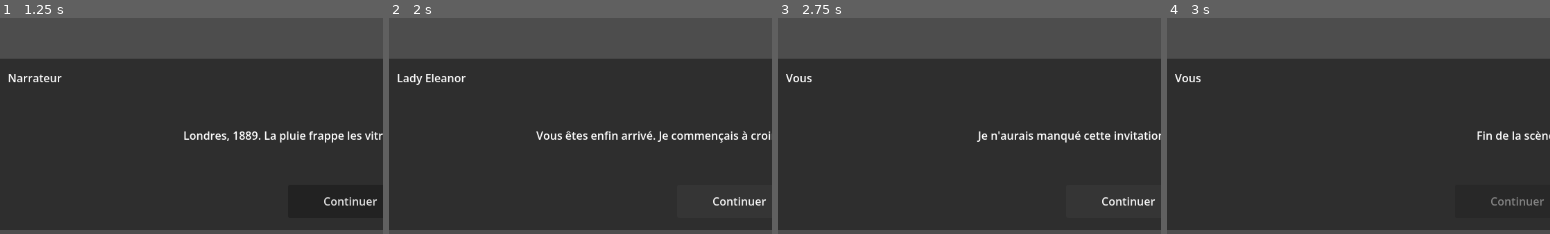
Above: before the commit, frames 1-4 (left to right).
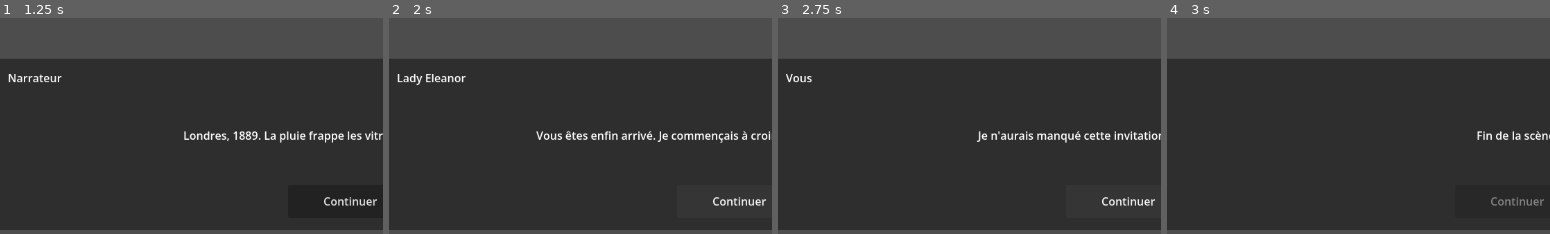
Above: after the commit, the same moments.

Repository: BaptisteKara90/dating-sim
Game: Godot game, scene res://scenes/menu/MainMenu.tscn
The game is run twice, just before and just after one commit, with the same random seed, the same clock (stepped at 60 frames per second) and the same inputs.
Inputs:
- Up to frame 1 (1.25 s): click "Nouvelle Partie" at 0.5 s
- Up to frame 2 (2 s): click "Continuer" at 1.25 s
- Up to frame 3 (2.75 s): click "Continuer" at 2 s
- Up to frame 4 (3 s): click "Continuer" at 2.75 s
The pictures show only the part of the screen within x 6-56%, y 50-100%; the shares and areas given below are measured in that part.

Frames 1-3 are identical in both runs. In frame 4, 0.1% of the frame differs, in the area x 2-9%, y 25-31%.

Commit message:
add DialogueManager

Diff:
--- a/project.godot
+++ b/project.godot
@@ -18,3 +18,7 @@
 run/main_scene="uid://bsk46r0jhr468"
 config/features=PackedStringArray("4.7", "Forward Plus")
 config/icon="res://icon.svg"
+
+[autoload]
+
+DialogueManager="*uid://b1u8robqs1uma"
--- a/scripts/Game.gd
+++ b/scripts/Game.gd
@@ -4,28 +4,21 @@
 @onready var text_label: Label = $UI/DialogueBox/MarginContainer/VBoxContainer/TextLabel
 @onready var continue_button: Button = $UI/DialogueBox/MarginContainer/VBoxContainer/ContinueButton
 
-var dialogues: Array = []
-var current_index: int = 0
+func _ready() -> void:
+	DialogueManager.line_changed.connect(_on_dialogue_line_changed)
+	DialogueManager.dialogue_finished.connect(_on_dialogue_finished)
 
-func _ready():
-	load_dialogues("res://data/dialogues/intro.json")
-	show_dialogue()
+	DialogueManager.start("intro")
 
-func load_dialogues(path: String):
-	var file = FileAccess.open(path, FileAccess.READ)
-	var content = file.get_as_text()
-	dialogues = JSON.parse_string(content)
+func _on_dialogue_line_changed(line: Dictionary) -> void:
+	speaker_label.text = line.get("speaker", "")
+	text_label.text = line.get("text", "")
+	continue_button.disabled = false
 
-func show_dialogue():
-	if current_index >= dialogues.size():
-		text_label.text = "Fin de la scène."
-		continue_button.disabled = true
-		return
+func _on_dialogue_finished() -> void:
+	speaker_label.text = ""
+	text_label.text = "Fin de la scène."
+	continue_button.disabled = true
 
-	var line = dialogues[current_index]
-	speaker_label.text = line["speaker"]
-	text_label.text = line["text"]
-
-func _on_continue_button_pressed():
-	current_index += 1
-	show_dialogue()
+func _on_continue_button_pressed() -> void:
+	DialogueManager.next()
--- /dev/null
+++ b/scripts/managers/DialogueManager.gd
@@ -0,0 +1,78 @@
+extends Node
+
+signal line_changed(line: Dictionary)
+signal dialogue_finished
+
+var dialogue_data: Array = []
+var current_index: int = 0
+var is_running: bool = false
+
+func start(dialogue_name: String) -> void:
+	var path := "res://data/dialogues/%s.json" % dialogue_name
+
+	dialogue_data = _load_dialogue_file(path)
+	current_index = 0
+	is_running = true
+
+	if dialogue_data.is_empty():
+		push_error("Dialogue is empty: " + dialogue_name)
+		dialogue_finished.emit()
+		return
+
+	_emit_current_line()
+
+func next() -> void:
+	if not is_running:
+		return
+
+	current_index += 1
+
+	if current_index >= dialogue_data.size():
+		is_running = false
+		dialogue_finished.emit()
+		return
+
+	_emit_current_line()
+
+func stop() -> void:
+	is_running = false
+	dialogue_data = []
+	current_index = 0
+	dialogue_finished.emit()
+
+func get_current_line() -> Dictionary:
+	if not is_running:
+		return {}
+
+	if current_index < 0 or current_index >= dialogue_data.size():
+		return {}
+
+	return dialogue_data[current_index]
+
+func _emit_current_line() -> void:
+	var line := get_current_line()
+
+	if line.is_empty():
+		dialogue_finished.emit()
+		return
+
+	line_changed.emit(line)
+
+func _load_dialogue_file(path: String) -> Array:
+	if not FileAccess.file_exists(path):
+		push_error("Dialogue file not found: " + path)
+		return []
+
+	var file := FileAccess.open(path, FileAccess.READ)
+	var content := file.get_as_text()
+	var parsed = JSON.parse_string(content)
+
+	if parsed == null:
+		push_error("Invalid JSON: " + path)
+		return []
+
+	if typeof(parsed) != TYPE_ARRAY:
+		push_error("Dialogue JSON must be an Array: " + path)
+		return []
+
+	return parsed
Not shown, added: scripts/managers/DialogueManager.gd.uid
